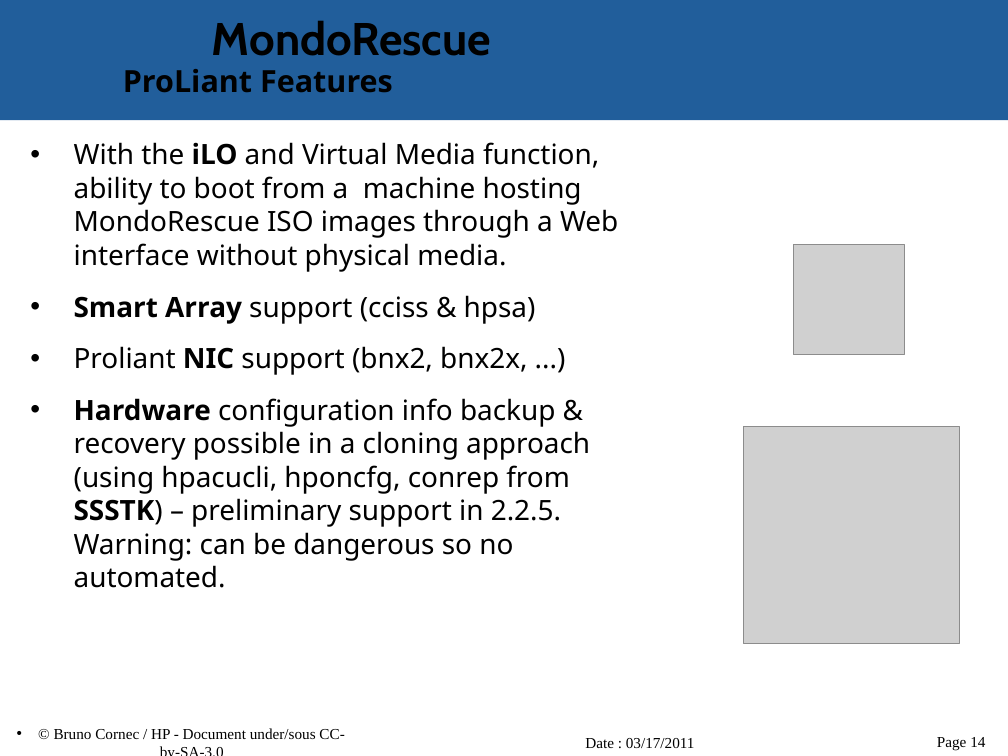
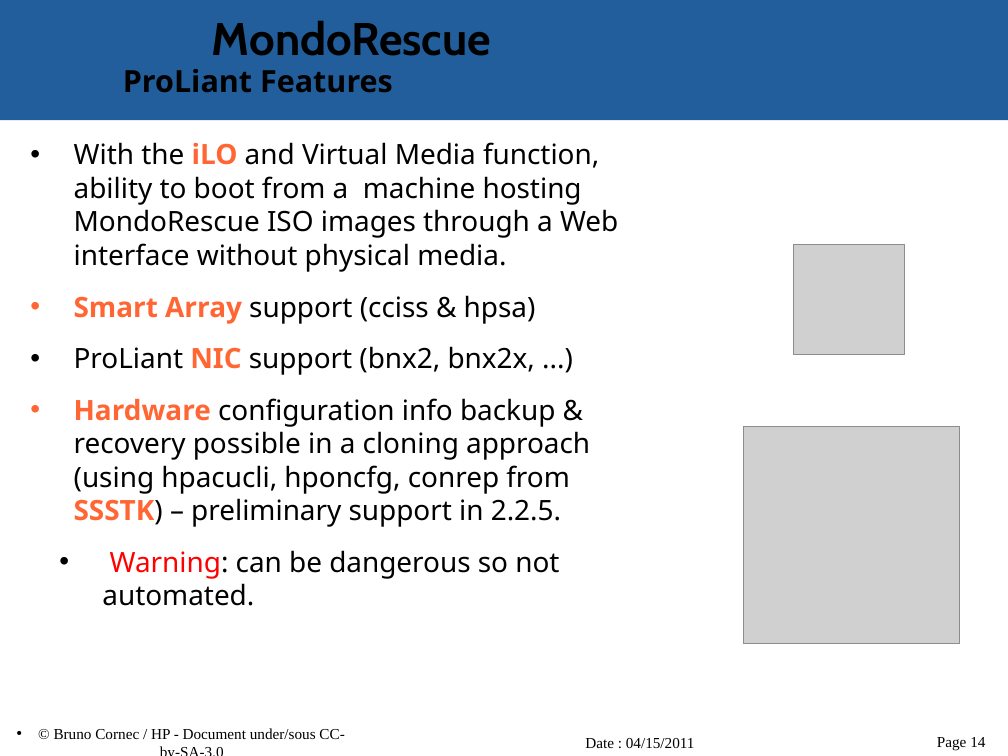
Before and after one commit to vir/mondo-rescue, a slide deck: slide 14 of mondo-doc/mondo-presentation.odp. Drawn at 1008x756 pixels with LibreOffice and Linux fonts; fonts in the diff are those of the drawing; grey boxes stand for pictures; background and template pictures are left out. Boxes give left, top, right and bottom in pixels: in the first picture for what was removed or moved away, otherwise in the second. Text is boxed around its words. In the diff, an @@ line names an element or a change of style, - is before the commit and + after.

Commit message:
- Update Mondo Presentation with TOS improvements

```diff
--- a/mondo-doc/mondo-presentation.odp
+++ b/mondo-doc/mondo-presentation.odp
@@ text at [74, 142, 618, 324]: text colour #000000 to #FF6633 in "iLO", "Smart Array" @@
@@ text at [74, 346, 590, 606]: text changed @@
-• Proliant NIC support (bnx2, bnx2x, ...)
-• Hardware configuration info backup & recovery possible in a cloning approach (using hpacucli, hponcfg, conrep from SSSTK) – preliminary support in 2.2.5. Warning: can be dangerous so no automated.
+• ProLiant NIC support (bnx2, bnx2x, ...)
+• Hardware configuration info backup & recovery possible in a cloning approach (using hpacucli, hponcfg, conrep from SSSTK) – preliminary support in 2.2.5.
+  • Warning: can be dangerous so not automated.
@@ text at [585, 738, 695, 748]: text changed @@
-Date : 03/17/2011
+Date : 04/15/2011
```
Also in this commit, not shown: 25 other slides changed.
